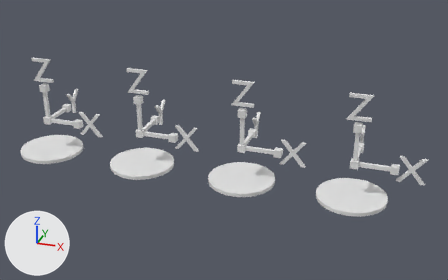
Two versions of the Blender file docs/Examples/AssetsExample_ExportRotation.blend, one commit apart.
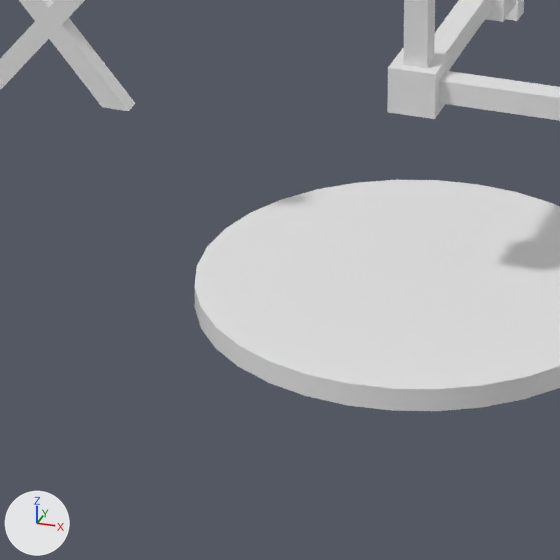
The first picture shows the older version from a 50 mm camera at (10.37, -14.46, 8.17) aimed at (5.4, 0.27, 1.02). The close-ups show both versions on the part from 40% to 59% of the width and 48% to 78% of the height of that picture; other places that the commit changed are outside them. The lights are fixed; the arrows at lower left show +X, +Y and +Z.

The first close-up shows 'Rot 180', 'Rot 90'.
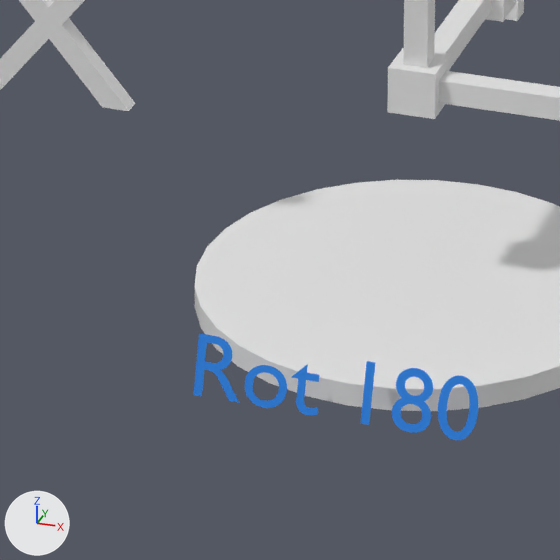
The newer file is also rescaled (x100.0) as a whole; pictures and numbers use the older file's frame.

Pixel boxes [x1, y1, x2, y2] of what changed, in the close-ups (560 x 560 px):
'Text.002', added (blue)
    after: [193, 333, 478, 440]

The edits, one by one:
Material 'Material.001' (mat_material_001) is new.
Its base color is (0.0173, 0.227, 0.8) (blue #2483e7).
Text 'Text.002' (txt_text_002) is new.
Its body is 'Rot 180'.
It uses material mat_material_001 (blue #2483e7).
Its align x is 'CENTER'.
Its size is 0.37.
Object 'Text.002' (ob_text_002) is new; it shows txt_text_002.
Its location is (5.969, -1.038, 0.0).
Its rotation in degrees is (73, 0, 0).
